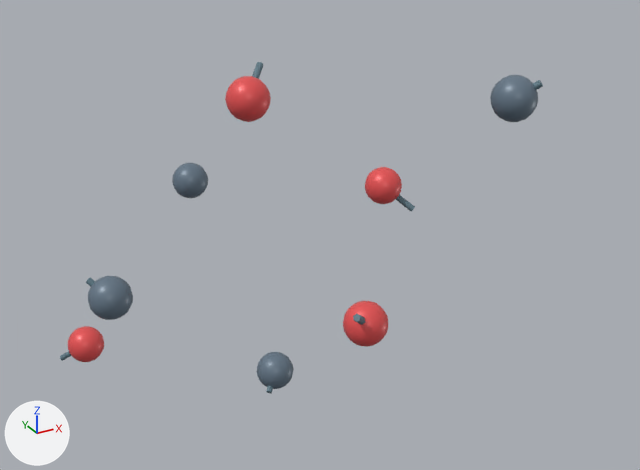
Two versions of the glTF model ChemDex/assets/periodic-table/crystals/chat-solid-carbon-monoxide.glb, one commit apart.
The view is the same before and after, from a camera (50 mm lens) standing at (-5.41, -11.64, 5.72) and looking at (0.78, -0.38, 0.09). Lighting does not change. The marker at lower left points along +X, +Y and +Z. The first picture is the older version.

The first picture shows 'C · C · 1', 'C · C · 1.001', 'C · C · 1.002', 'C · C · 1.003', 'Mesh_2', 'Mesh_2.001', 'Mesh_2.002', 'Mesh_2.003', 'Mesh_2.005', 'O · O · 1', 'O · O · 1.001', 'O · O · 1.002', 'O · O · 1.003' and 2 more.
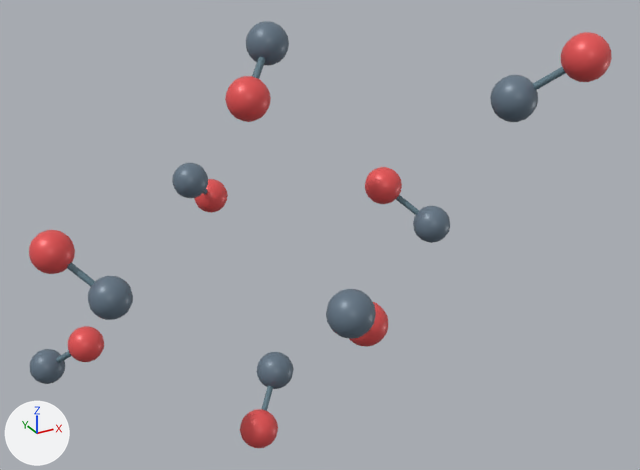
Where the change shows, as pixel boxes [x1, y1, x2, y2] in the pictures (640 x 470 px):
'O · O · 1.004', added (red)
    after: [561, 32, 612, 82]
'C · C · 1.007', added
    after: [326, 289, 376, 339]
'O · O · 1.006', added (red)
    after: [29, 230, 75, 274]
'C · C · 1.005', added
    after: [246, 21, 289, 65]
'O · O · 1.005', added (red)
    after: [240, 409, 278, 448]
'C · C · 1.006', added
    after: [413, 206, 450, 243]
'C · C · 1.004', added
    after: [30, 349, 65, 384]
'O · O · 1.007', added (red)
    after: [194, 179, 228, 213]
'Mesh_2', moved, rescaled
    before: [60, 351, 72, 361]
    after: [533, 67, 565, 90]
'Mesh_2.005', moved, turned, rescaled
    before: [396, 194, 415, 211]
    after: [252, 57, 265, 79]
'Mesh_2.002', moved, turned, rescaled
    before: [266, 386, 273, 394]
    after: [67, 263, 95, 287]
'Mesh_2.001', moved, turned, rescaled
    before: [533, 80, 543, 90]
    after: [262, 386, 273, 411]
'Mesh_2.003', moved (mostly hidden afterwards)
    before: [252, 62, 263, 79]
    after: [203, 189, 208, 194]

The change in detail:
Object 'Mesh_2' (ob_mesh_2) moves from (0.189, -0.189, 0.189) to (5.7, -5.7, 5.7).
Object 'Mesh_2' (ob_mesh_2) is rescaled from (0.055, 0.055, 0.653) to (0.055, 0.055, 1.06).
Object 'Mesh_2.001' (ob_mesh_2_001) moves from (5.512, -5.512, 5.512) to (2.745, -2.885, -0.0704).
Object 'Mesh_2.001' (ob_mesh_2_001) turns from (45, 35, 15) to (135, -35, -75) degrees about x, y and z.
Object 'Mesh_2.001' (ob_mesh_2_001) is rescaled from (0.055, 0.055, 0.41) to (0.055, 0.055, 1.06).
Object 'Mesh_2.002' (ob_mesh_2_002) moves from (2.933, -2.697, 0.118) to (-0.0704, -2.745, 2.885).
Object 'Mesh_2.002' (ob_mesh_2_002) turns from (135, -35, -75) to (-45, -35, 15) degrees about x, y and z.
Object 'Mesh_2.002' (ob_mesh_2_002) is rescaled from (0.055, 0.055, 0.41) to (0.055, 0.055, 1.06).
Object 'Mesh_2.003' (ob_mesh_2_003) moves from (2.626, -3.004, 5.441) to (2.885, 0.0704, 2.745).
Object 'Mesh_2.005' (ob_mesh_2_005) moves from (5.441, -2.626, 3.004) to (2.745, -2.885, 5.56).
Object 'Mesh_2.005' (ob_mesh_2_005) turns from (-45, -35, 15) to (-45, 35, -15) degrees about x, y and z.
Object 'Mesh_2.005' (ob_mesh_2_005) is rescaled from (0.055, 0.055, 0.653) to (0.055, 0.055, 1.06).
Object 'C · C · 1.007' (ob_c___c___1_007) is new; it shows me_mesh_0.
Its parent is ob_co_rắn.
Its location is (2.579, -5.866, 3.051).
Object 'C · C · 1.006' (ob_c___c___1_006) is new; it shows me_mesh_0.
Its parent is ob_co_rắn.
Its location is (5.866, -3.051, 2.579).
Object 'C · C · 1.005' (ob_c___c___1_005) is new; it shows me_mesh_0.
Its parent is ob_co_rắn.
Its location is (3.051, -2.579, 5.866).
Object 'C · C · 1.004' (ob_c___c___1_004) is new; it shows me_mesh_0.
Its parent is ob_co_rắn.
Its location is (-0.236, 0.236, -0.236).
Object 'O · O · 1.007' (ob_o___o___1_007) is new; it shows me_mesh_1.
Its parent is ob_co_rắn.
Its location is (3.192, 0.377, 2.438).
Object 'O · O · 1.006' (ob_o___o___1_006) is new; it shows me_mesh_1.
Its parent is ob_co_rắn.
Its location is (-0.377, -2.438, 3.192).
Object 'O · O · 1.005' (ob_o___o___1_005) is new; it shows me_mesh_1.
Its parent is ob_co_rắn.
Its location is (2.438, -3.192, -0.377).
Object 'O · O · 1.004' (ob_o___o___1_004) is new; it shows me_mesh_1.
Its parent is ob_co_rắn.
Its location is (6.007, -6.007, 6.007).
